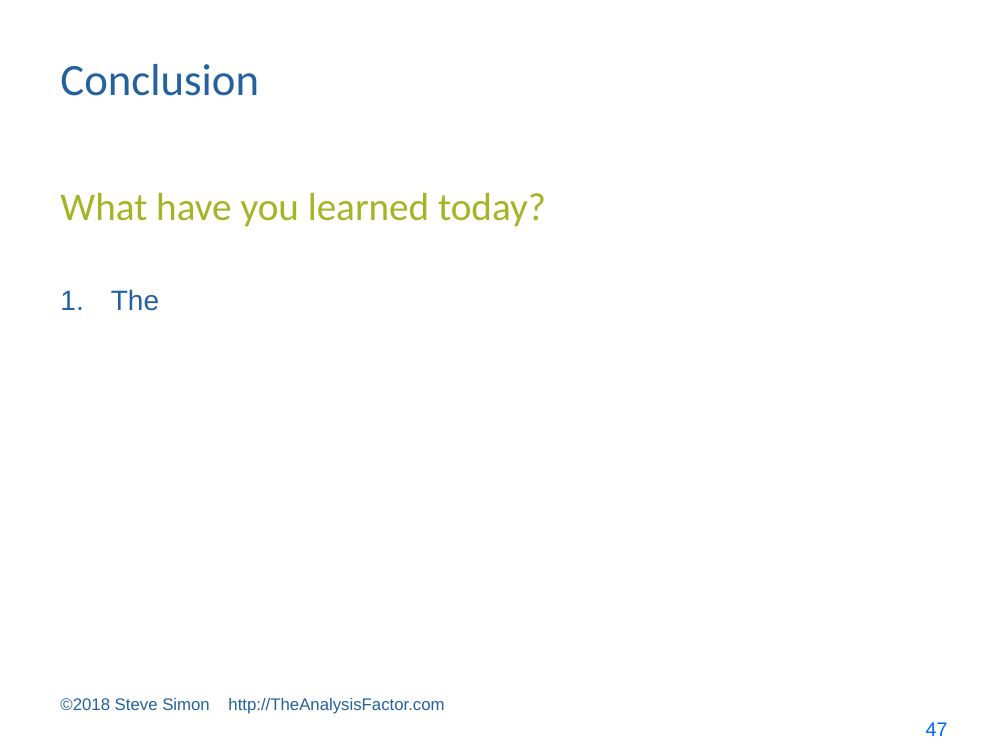
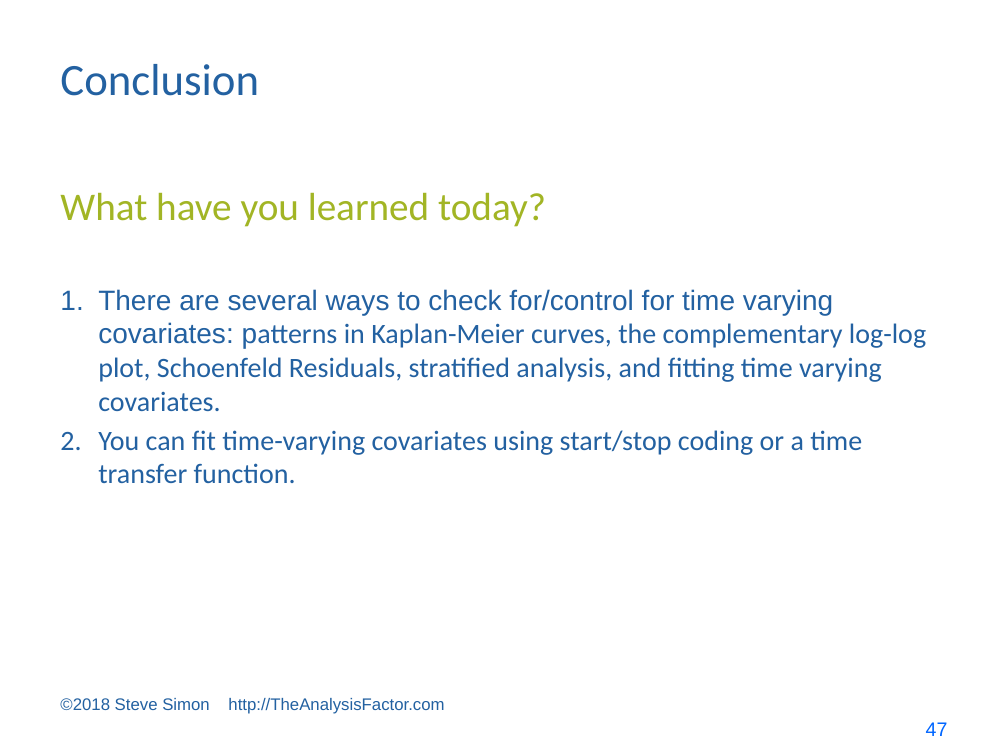
Before and after one commit to pmean/survival-lecture6, a slide deck: slide 47 of doc/survival lecture 6.pptx. Drawn at 1008x756 pixels with LibreOffice and Linux fonts; fonts in the diff are those of the drawing. Boxes give left, top, right and bottom in pixels: in the first picture for what was removed or moved away, otherwise in the second. Text is boxed around its words. In the diff, an @@ line names an element or a change of style, - is before the commit and + after.

```diff
--- a/doc/survival lecture 6.pptx
+++ b/doc/survival lecture 6.pptx
@@ text at bbox=[98, 289, 926, 483]: text changed; font Arial to Calibri @@
-1. The
+1. There are several ways to check for/control for time varying covariates: patterns in Kaplan-Meier curves, the complementary log-log plot, Schoenfeld Residuals, stratified analysis, and fitting time varying covariates.
+2. You can fit time-varying covariates using start/stop coding or a time transfer function.
```
Also in this commit, not shown: 1 other slide changed, 3 other files.
